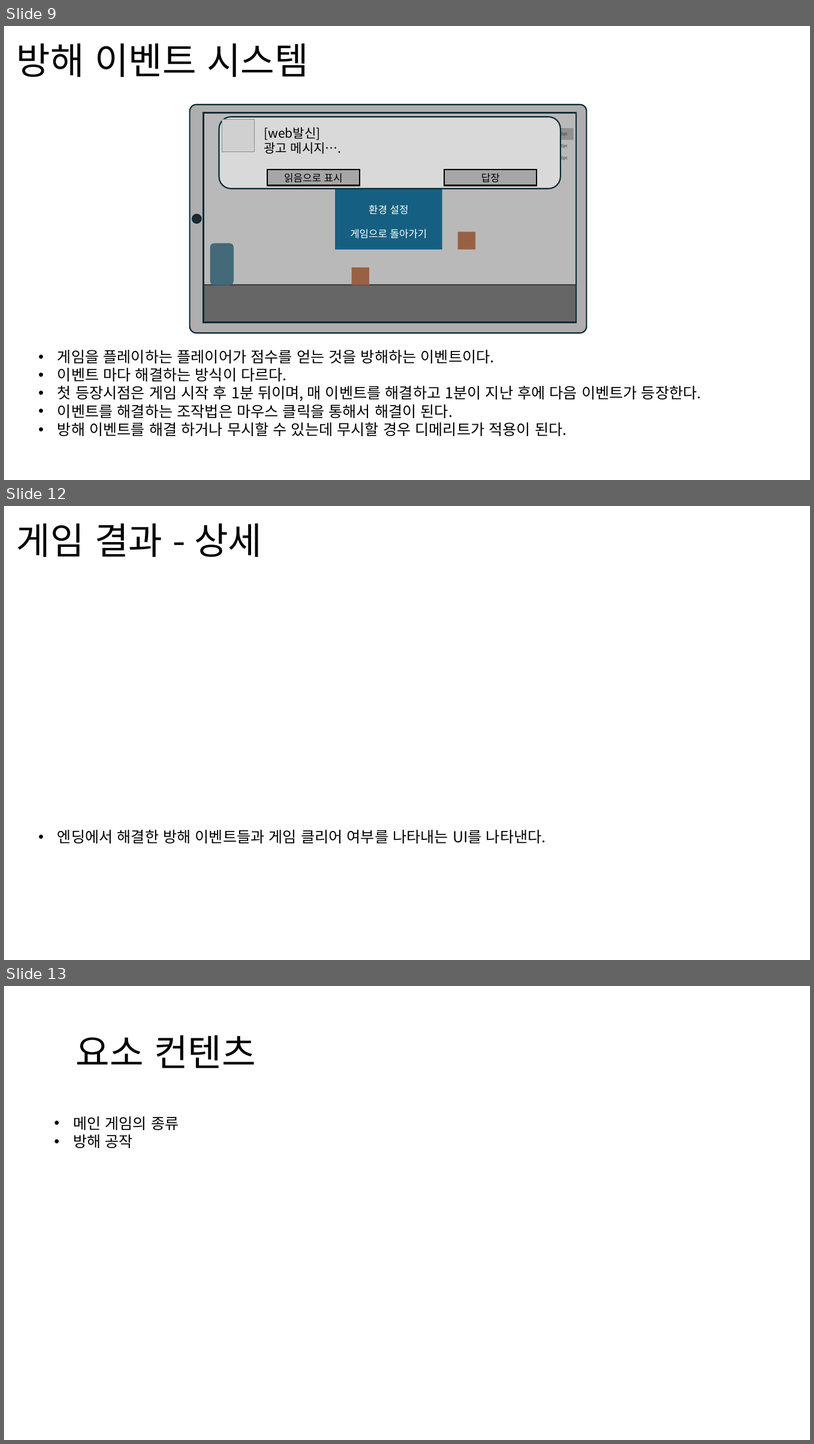
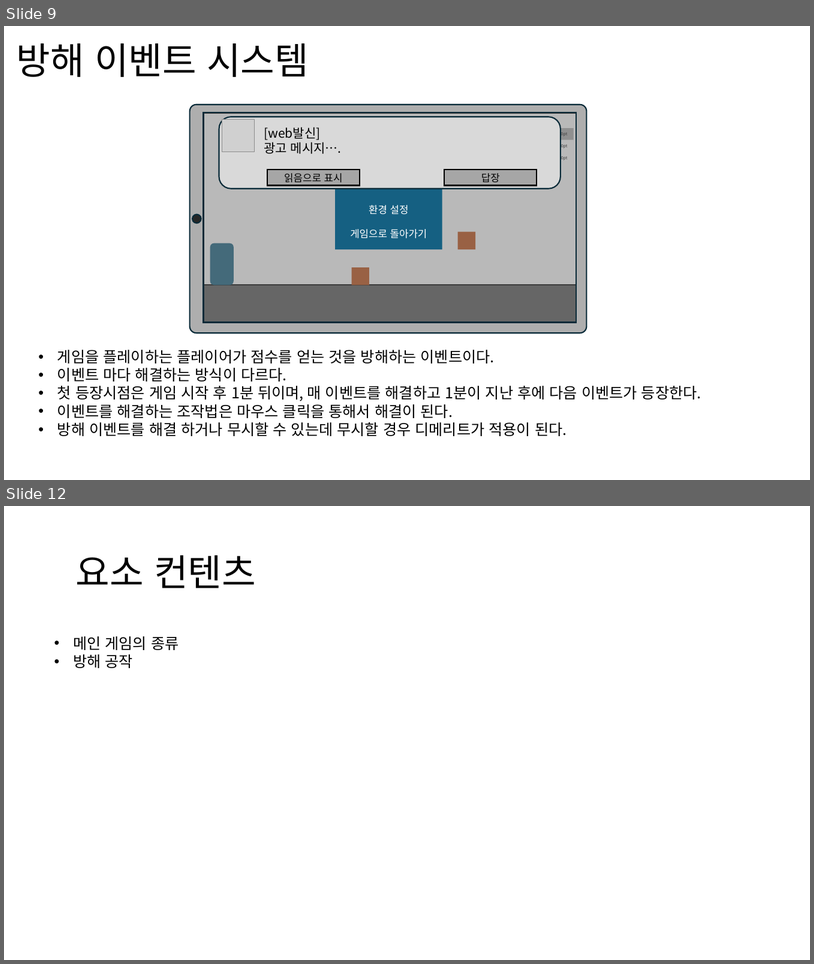
Before and after one commit to weariness00/Mandle_10Minute_Game, a slide deck: document/Please Leave me alone!.pptx. Shown one above the other, each under a label of ours: slides 9, 12 and 13 before the commit, slides 9 and 12 after it; the slides between them are not shown. The pictures are 814x1444 and 814x964 pixels, drawn with LibreOffice and Linux fonts; fonts in the diff are those of the drawing; grey boxes stand for pictures. Boxes give left, top, right and bottom in pixels: in the first picture for what was removed or moved away, otherwise in the second. Text is boxed around its words. In the diff, an @@ line names an element or a change of style, - is before the commit and + after.

```diff
--- a/document/Please Leave me alone!.pptx
+++ b/document/Please Leave me alone!.pptx
@@ slide 12 removed at <box>4,506,810,960</box>, background #FFFFFF @@
@@ title removed at <box>16,523,262,557</box> @@
-게임 결과 - 상세
@@ text removed at <box>57,829,546,843</box> @@
-• 엔딩에서 해결한 방해 이벤트들과 게임 클리어 여부를 나타내는 UI를 나타낸다.
@@ what was slide 13 is now slide 12 @@
```
Also in this commit, not shown: 2 slides changed.
